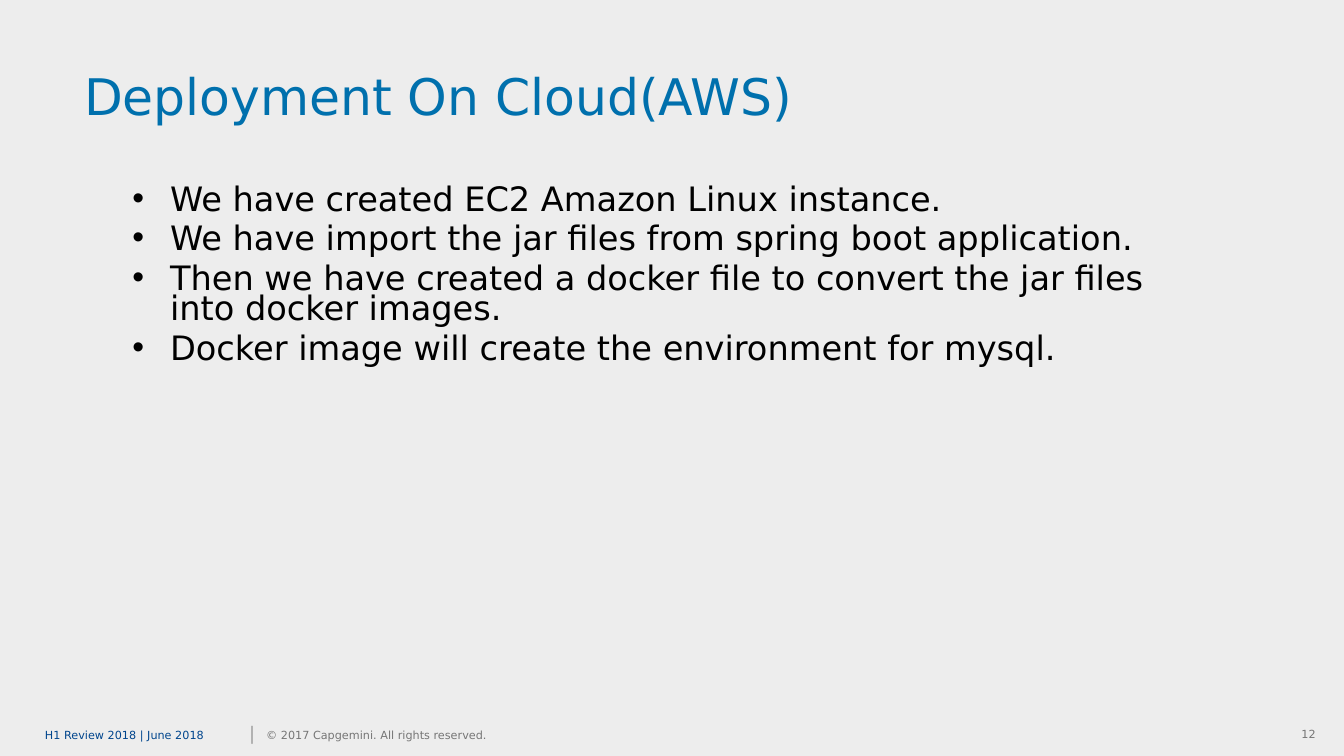
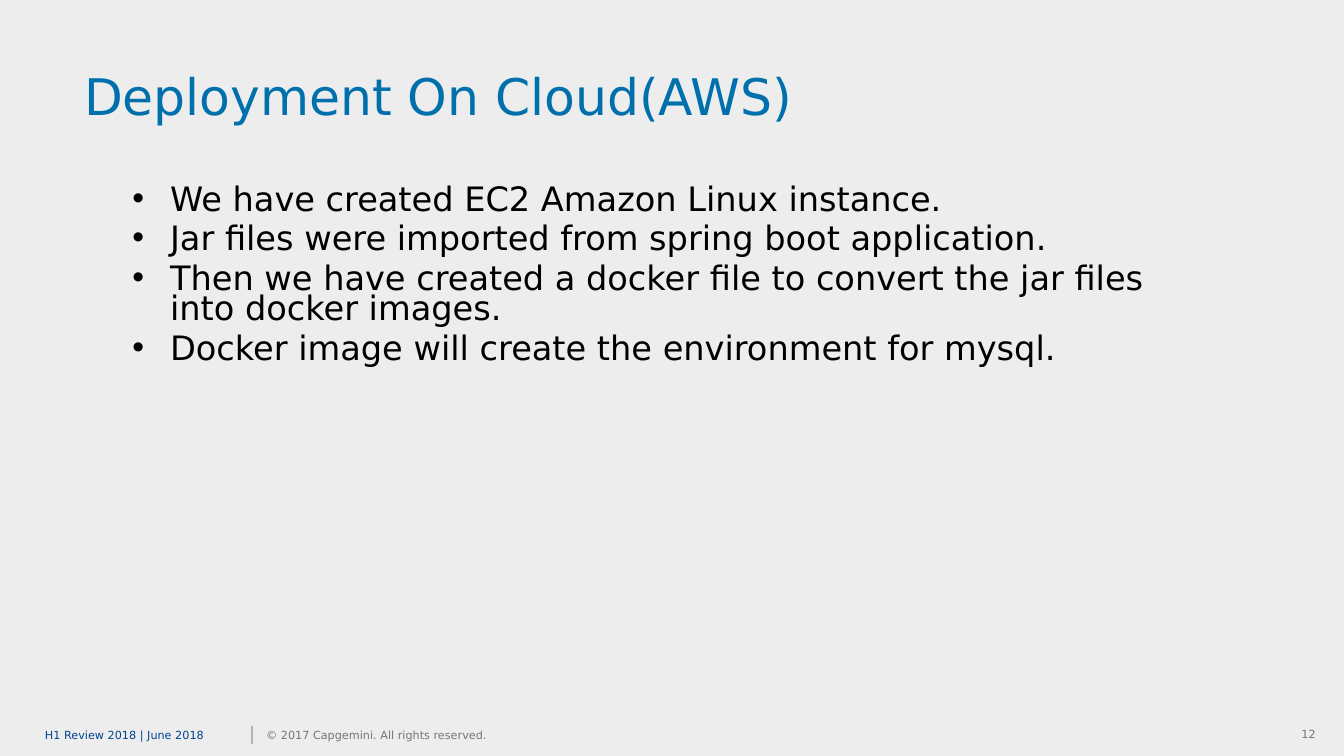
Before and after one commit to projectcapg/PPPt, a slide deck: slide 12 of PLP_PPT.pptx. Drawn at 1344x756 pixels with LibreOffice and Linux fonts; fonts in the diff are those of the drawing; background and template pictures are left out. Boxes give left, top, right and bottom in pixels: in the first picture for what was removed or moved away, otherwise in the second. Text is boxed around its words. In the diff, an @@ line names an element or a change of style, - is before the commit and + after.

```diff
--- a/PLP_PPT.pptx
+++ b/PLP_PPT.pptx
@@ subtitle at [170,224,1047,257]: text changed @@
-• We have import the jar files from spring boot application.
+• Jar files were imported from spring boot application.
```
Also in this commit, not shown: 6 other slides changed, 1 slide added, 1 slide removed.
